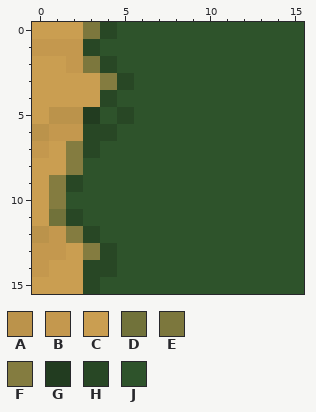
One commit to this pixel-art sprite: bin/tile/road04.png. This is how it looked before the edit.
The file is 16x16 pixels.
Palette (. is transparent): A #bb934b  B #c4984e  C #ca9e51  D #71723a  E #7c773d  F #847c40  G #223c20  H #284725  J #2e532b
Pixels before, first column x 0:
 0 CCCEHJJJJJJJJJJJ
 1 BBBHJJJJJJJJJJJJ
 2 CCBEHJJJJJJJJJJJ
 3 CCCCFHJJJJJJJJJJ
 4 CCCCHJJJJJJJJJJJ
 5 CAAGJHJJJJJJJJJJ
 6 ABBHHJJJJJJJJJJJ
 7 BCFHJJJJJJJJJJJJ
 8 CCFJJJJJJJJJJJJJ
 9 CFHJJJJJJJJJJJJJ
10 CFJJJJJJJJJJJJJJ
11 CDHJJJJJJJJJJJJJ
12 ABFHJJJJJJJJJJJJ
13 BBCFHJJJJJJJJJJJ
14 BCCHHJJJJJJJJJJJ
15 CCCHJJJJJJJJJJJJ
New version:
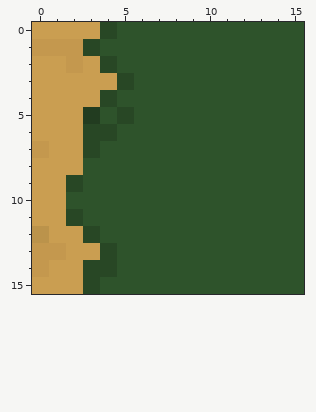
Edits made:
y 0: x 3 E -> C
y 2: x 3 E -> C
y 3: x 4 F -> C
y 5: x 1..2 AA -> CC
y 6: x 0..2 ABB -> CCC
y 7..8: x 2 F -> C
y 9..10: x 1 F -> C
y 11: x 1 D -> C
y 12: x 1..2 BF -> CC
y 13: x 3 F -> C
Pixel boxes of the changes (left, top, right, bottom) in both pictures:
changed: (32, 22, 117, 260)
